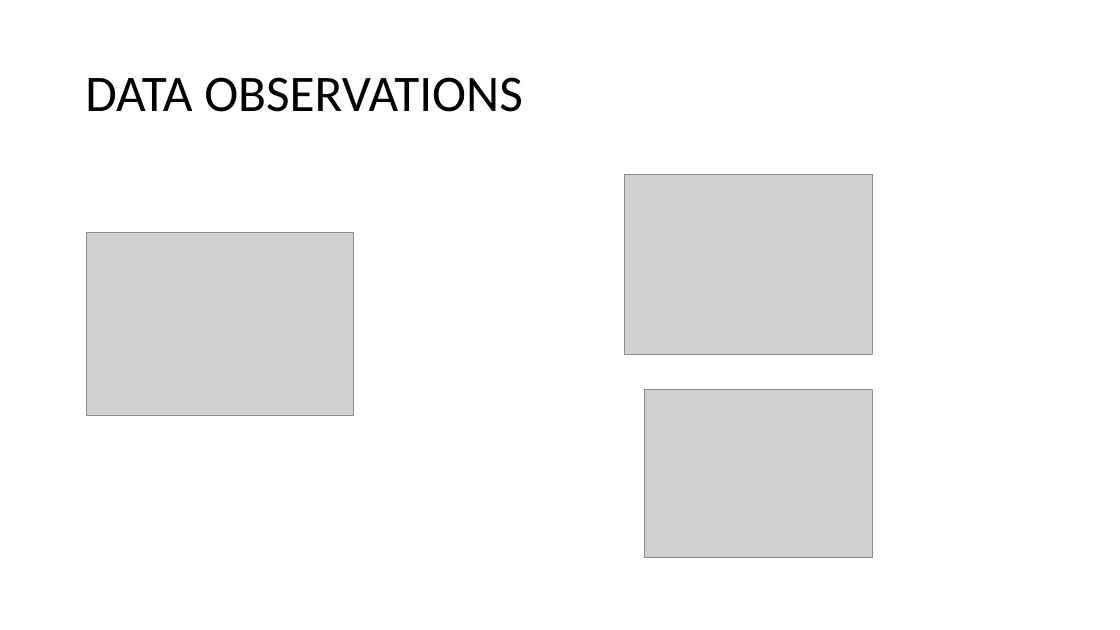
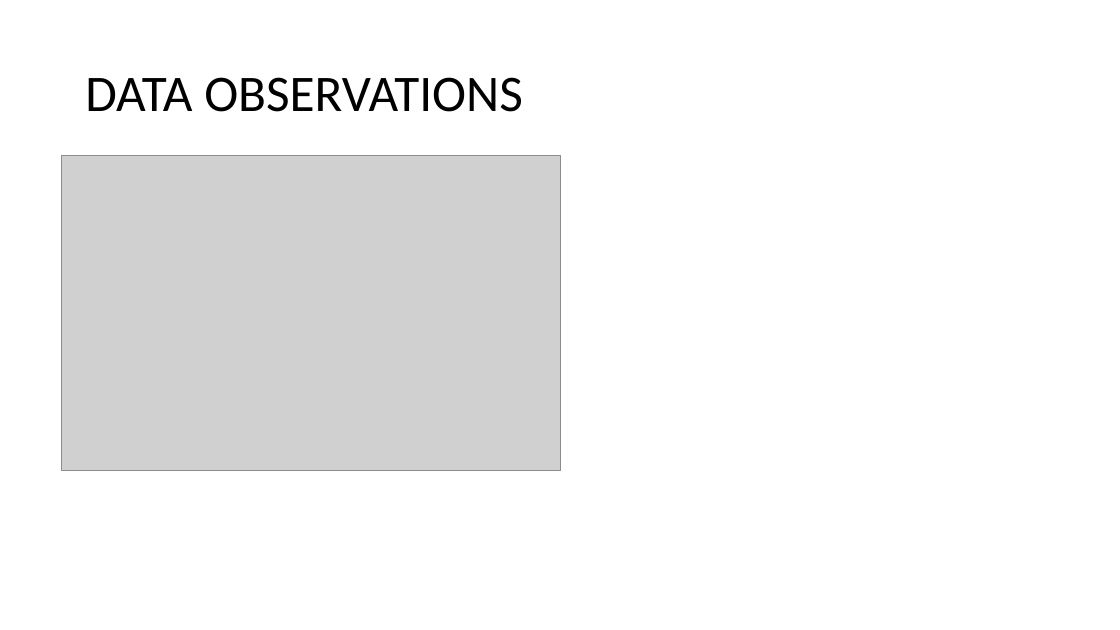
Before and after one commit to sstarkjr/NLP-food-safety-classification, a slide deck: slide 12 of Presentation.pptx (slide 10 before the commit). Drawn at 1120x630 pixels with LibreOffice and Linux fonts; fonts in the diff are those of the drawing; grey boxes stand for pictures. Boxes give left, top, right and bottom in pixels: in the first picture for what was removed or moved away, otherwise in the second. Text is boxed around its words. In the diff, an @@ line names an element or a change of style, - is before the commit and + after.

```diff
--- a/Presentation.pptx
+++ b/Presentation.pptx
@@ picture added at <box>61,155,560,471</box> @@
@@ picture removed at <box>624,175,873,355</box> @@
@@ picture removed at <box>87,233,353,415</box> @@
@@ picture removed at <box>644,390,872,558</box> @@
```
Also in this commit, not shown: 2 other slides changed, 2 slides added, 7 other files.
